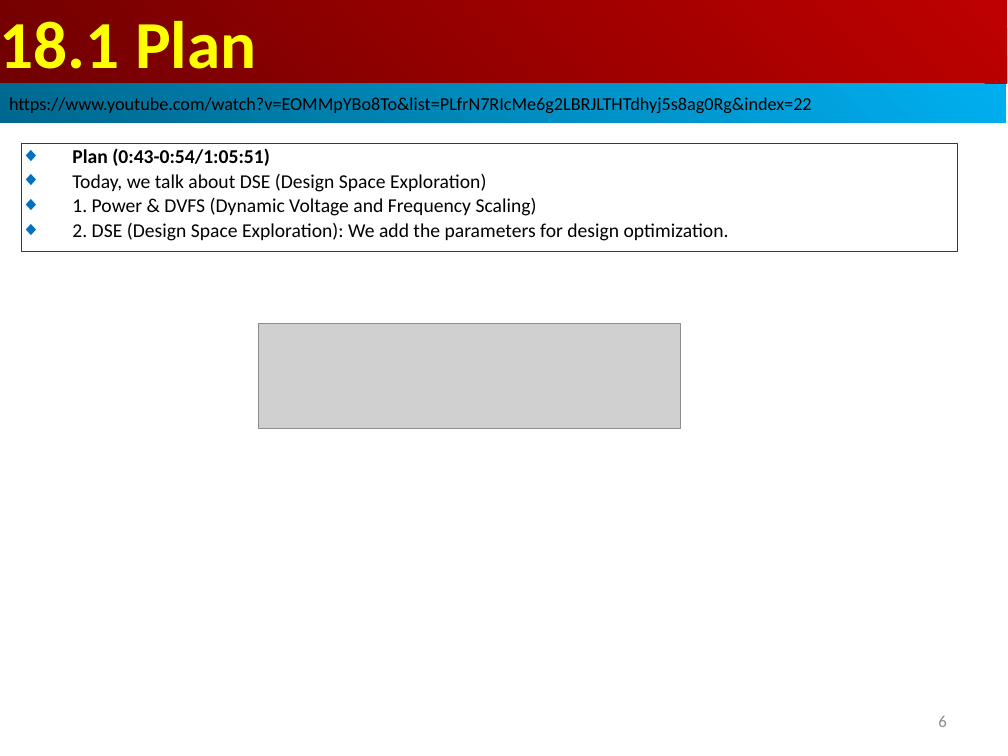
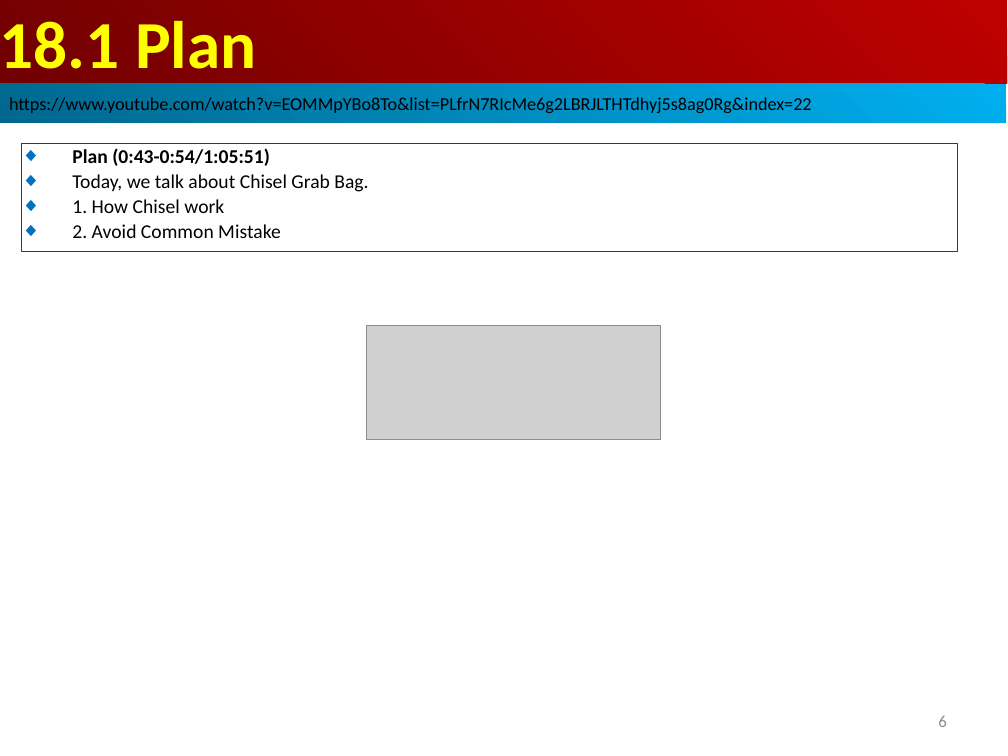
Before and after one commit to peterhchen/AIU_CS800_Chisel, a slide deck: slide 6 of 500_UCSC_HWD/020_Bag/000_Video/020.Bag.ppt. Drawn at 1008x756 pixels with LibreOffice and Linux fonts; fonts in the diff are those of the drawing; grey boxes stand for pictures. Boxes give left, top, right and bottom in pixels: in the first picture for what was removed or moved away, otherwise in the second. Text is boxed around its words. In the diff, an @@ line names an element or a change of style, - is before the commit and + after.

```diff
--- a/500_UCSC_HWD/020_Bag/000_Video/020.Bag.ppt
+++ b/500_UCSC_HWD/020_Bag/000_Video/020.Bag.ppt
@@ text in rectangle at bbox=[72, 174, 368, 238]: text changed @@
-◆ Today, we talk about DSE (Design Space Exploration)
-◆ 1. Power & DVFS (Dynamic Voltage and Frequency Scaling)
-◆ 2. DSE (Design Space Exploration): We add the parameters for design optimization.
+◆ Today, we talk about Chisel Grab Bag.
+◆ 1. How Chisel work
+◆ 2. Avoid Common Mistake
@@ picture: place and size @@
-picture at bbox=[258, 324, 680, 428]
+picture at bbox=[367, 326, 661, 440]
```
Also in this commit, not shown: 6 other slides changed, 29 slides removed.
